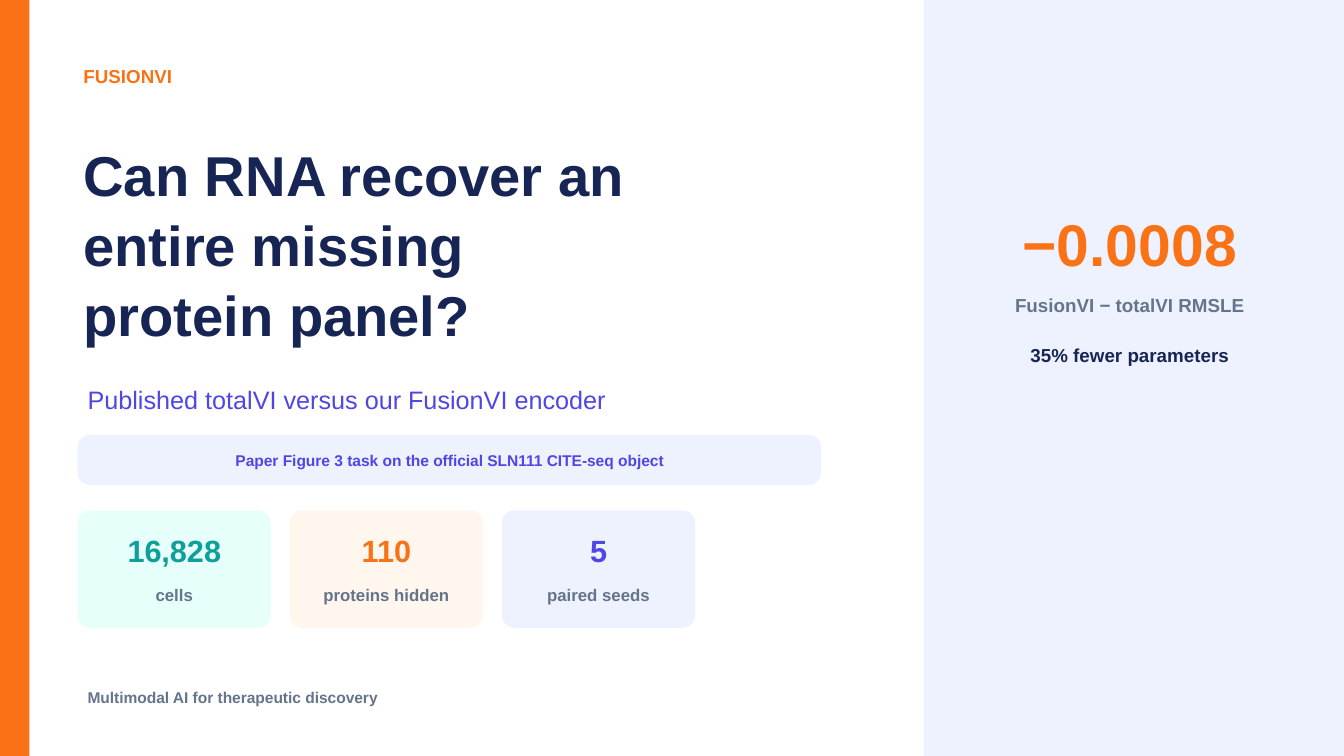
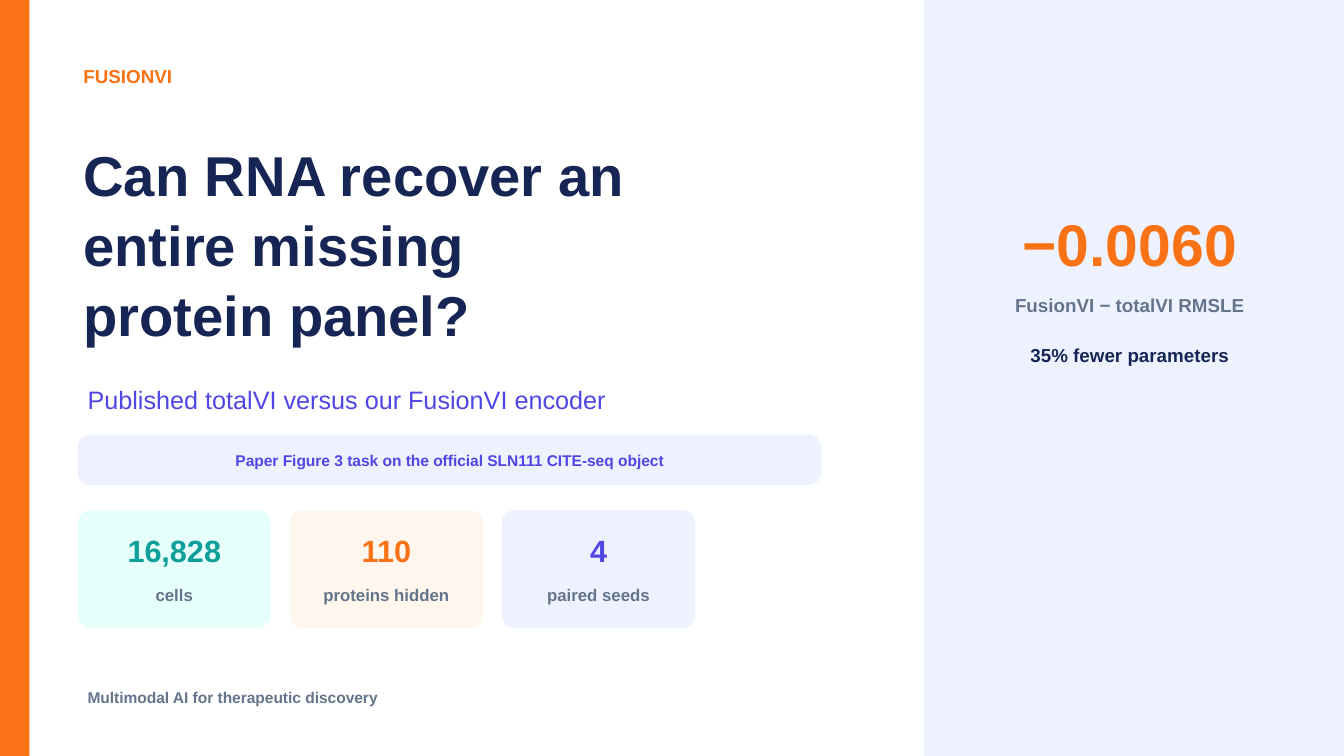
Before and after one commit to nazirad19/FusionVI, a slide deck: slide 1 of deliverables/FusionVI_Paper_Benchmark_Presentation.pptx. Drawn at 1344x756 pixels with LibreOffice and Linux fonts; fonts in the diff are those of the drawing. Boxes give left, top, right and bottom in pixels: in the first picture for what was removed or moved away, otherwise in the second. Text is boxed around its words. In the diff, an @@ line names an element or a change of style, - is before the commit and + after.

```diff
--- a/deliverables/FusionVI_Paper_Benchmark_Presentation.pptx
+++ b/deliverables/FusionVI_Paper_Benchmark_Presentation.pptx
@@ text at (x1=1023, y1=225, x2=1237, y2=267): text changed @@
-−0.0008
+−0.0060
@@ text at (x1=590, y1=541, x2=607, y2=562): text changed @@
-5
+4
```
Also in this commit, not shown: 4 other slides changed, 18 other files.
